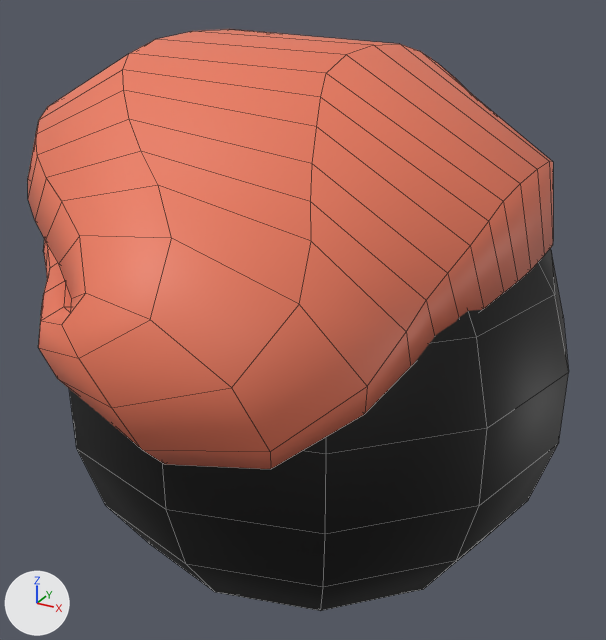
A saved change to the FBX model Assets/_MODELS/Eye_Lid.fbx.
Both versions are drawn from a 50 mm lens placed at (0.0178, -0.0335, 0.0122), pointed at (-0.0006, -0.0001, -0.0045). Lighting does not change. The marker at lower left points along +X, +Y and +Z. Mesh edges are drawn as thin lines. Where no turn or scale is listed for an object, it has been applied to the vertices. Vertices at the same position are counted once.

Names of what the first picture shows: 'geo3'.
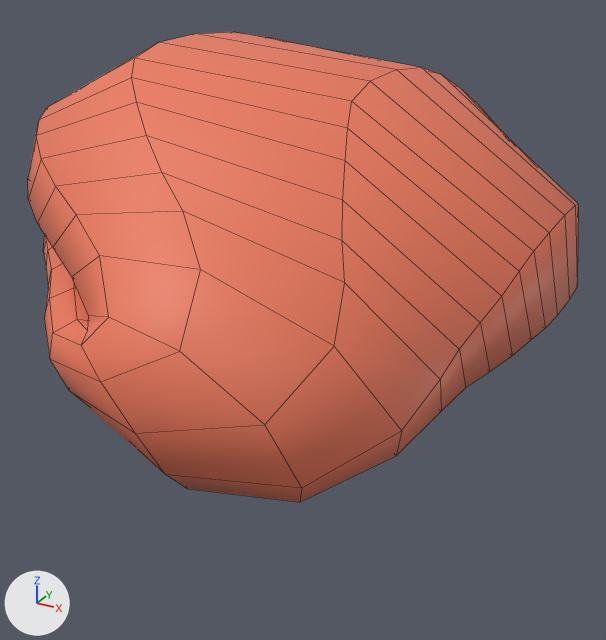
Pixel boxes [x1, y1, x2, y2] of what changed, in the pictures (606 x 640 px; the box of a moved part takes in the faces that stretch with it):
'geo3', reshaped (19% shorter): before [28, 29, 569, 611]; after [28, 32, 578, 502]
part 1 of me_geo3, deleted (black): before [69, 249, 569, 611]
part 2 of me_geo3, moved or reshaped: before [28, 29, 553, 469]; after [28, 32, 578, 502]

The change, as a diff of the scene's bpy script:
```diff
--- a/Assets/_MODELS/Eye_Lid.fbx.py
+++ b/Assets/_MODELS/Eye_Lid.fbx.py
@@ me_geo3 @@
 # used by ob_geo3; location = (0.0, 0.0, 0.0)
-me_geo3.from_pydata(...)  # 602 vertices, 612 faces; spans x -0.0125..0.0123, y -0.0162..0.0162, z -0.0184..0.0088
+me_geo3.from_pydata(...)  # 480 vertices, 480 faces; spans x -0.0125..0.0119, y -0.0162..0.0162, z -0.0049..0.0087
+# me_geo3 part 1: the loose piece of 122 vertices spanning x -0.0123..0.0123, y -0.0123..0.0123, z -0.0184..0.0064 is deleted
+# me_geo3 part 2
+# 18 vertices in x -0.0026..-0.0008, y -0.0147..0.0147, z -0.0027..0.0066 move by (0.0007, 0.0, -0.0005)
+# 16 vertices in x -0.0068..-0.0044, y -0.0129..0.0129, z -0.0018..0.0088 move by (0.0002, 0.0, -0.0001)
+# 16 vertices in x -0.0026..0.0003, y -0.0162..0.0162, z -0.0034..0.0067 move by (0.0008, 0.0, -0.0006)
+# 16 vertices in x -0.007..-0.0042, y -0.0107..0.0107, z -0.0021..0.0049 move by (0.0001, 0.0, -0.0001)
+# 12 vertices in x 0.0089..0.01, y -0.007..0.007, z -0.0001..0.0043 move by (0.0013, 0.0, -0.0017)
+# 11 vertices in x -0.0055..-0.0018, y -0.0119..0.0119, z -0.0021..0.008 move by (0.0004, 0.0, -0.0003)
+# 200 vertices move from x -0.007..0.0107, y -0.0161..0.0161, z -0.0041..0.0087 to x -0.0068..0.0119, y -0.0161..0.0161, z -0.0049..0.0082
 me_geo3.materials.append(mat_principledshader1)
-me_geo3.materials.append(mat_principledshader1_001)  # black #000000
```
